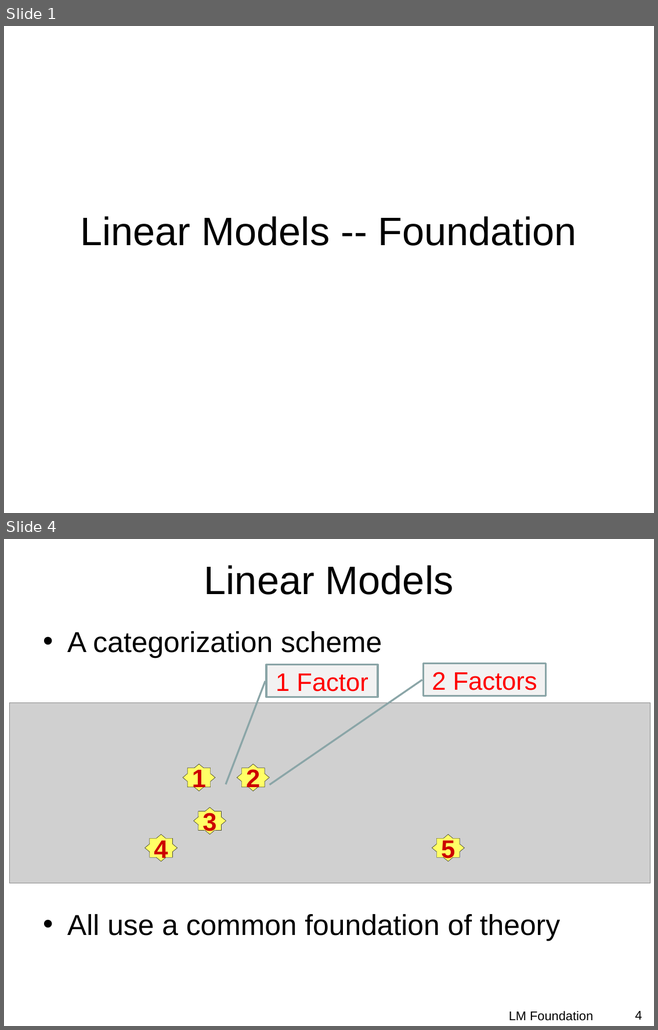
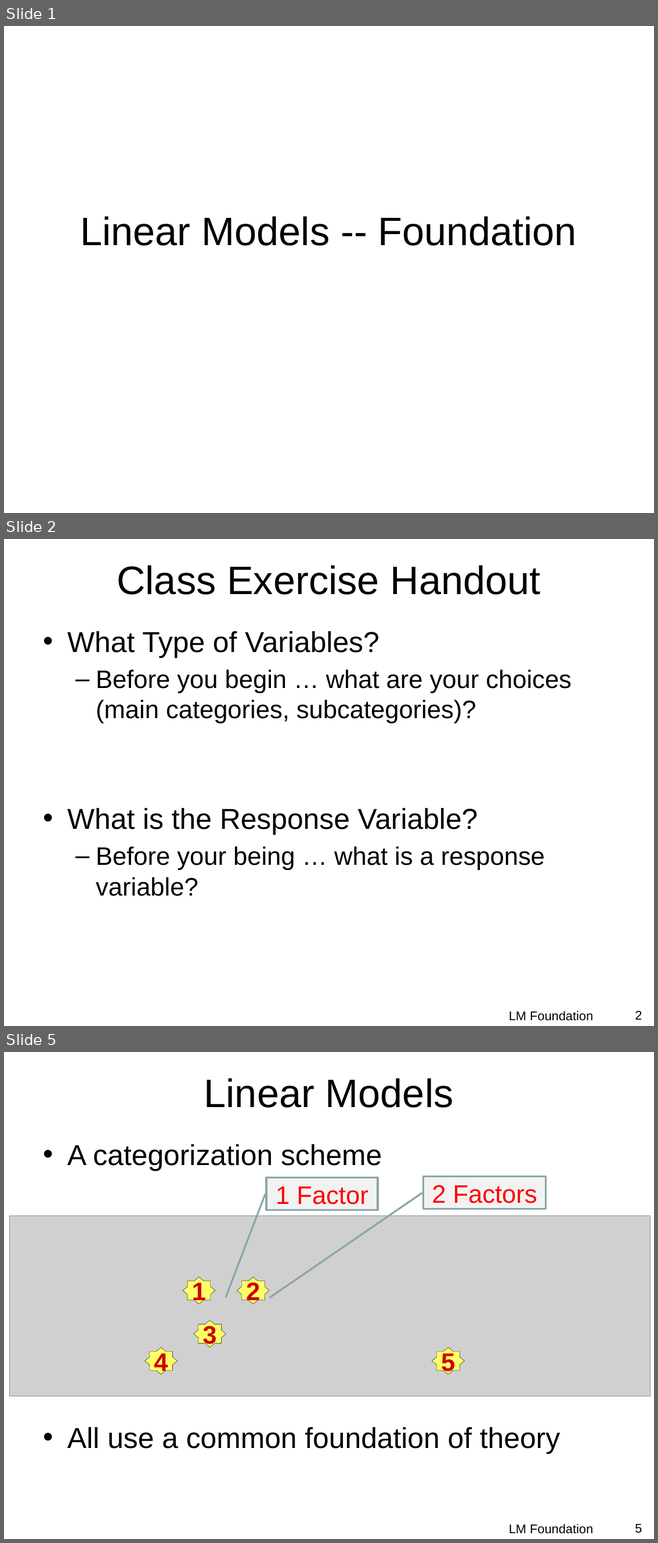
Before and after one commit to droglenc/NCMTH207, a slide deck: modules/LMFoundations/PPT.pptx. Shown one above the other, each under a label of ours: slides 1 and 4 before the commit, slides 1, 2 and 5 after it; the slides between them are not shown. The pictures are 658x1030 and 658x1543 pixels, drawn with LibreOffice and Linux fonts; fonts in the diff are those of the drawing; grey boxes stand for pictures; background and template pictures are left out. Boxes give left, top, right and bottom in pixels: in the first picture for what was removed or moved away, otherwise in the second. Text is boxed around its words. In the diff, an @@ line names an element or a change of style, - is before the commit and + after.

Commit message:
Updated Foundations Module Exercise, slides, etc.

```diff
--- a/modules/LMFoundations/PPT.pptx
+++ b/modules/LMFoundations/PPT.pptx
@@ slide 2 added at [4,539,654,1026], background picture (left out) @@
@@ title added at [117,565,540,595], 44 pt, text #000000 @@
+Class Exercise Handout
@@ text added at [67,631,571,896], 28 pt, text #000000 @@
+• What Type of Variables?
+  – Before you begin … what are your choices (main categories, subcategories)?
+• What is the Response Variable?
+  – Before your being … what is a response variable?
@@ text added at [509,1011,593,1021], 14 pt, text #000000 @@
+LM Foundation
@@ page number added at [634,1011,641,1020], 14 pt, text #000000 @@
+2
@@ what was slide 4 is now slide 5 @@
@@ page number at [634,1524,641,1533]: text changed @@
-4
+5
```
Also in this commit, not shown: 7 slides changed, 1 other slide added, 3 other files.
